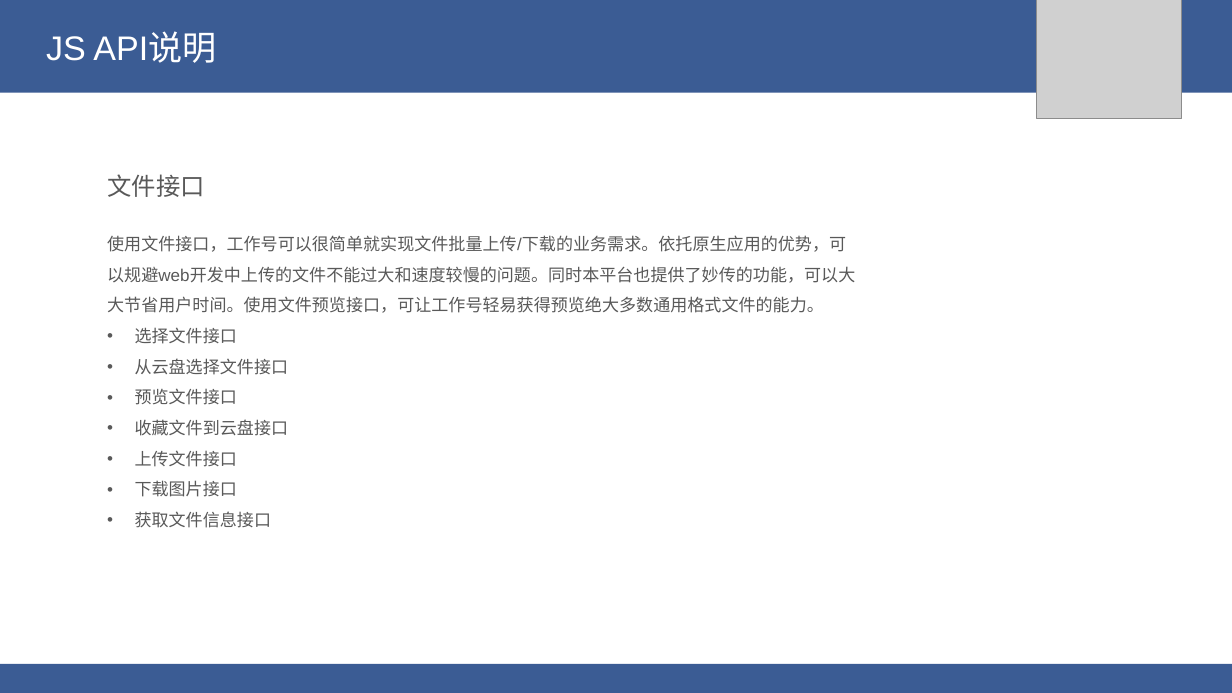
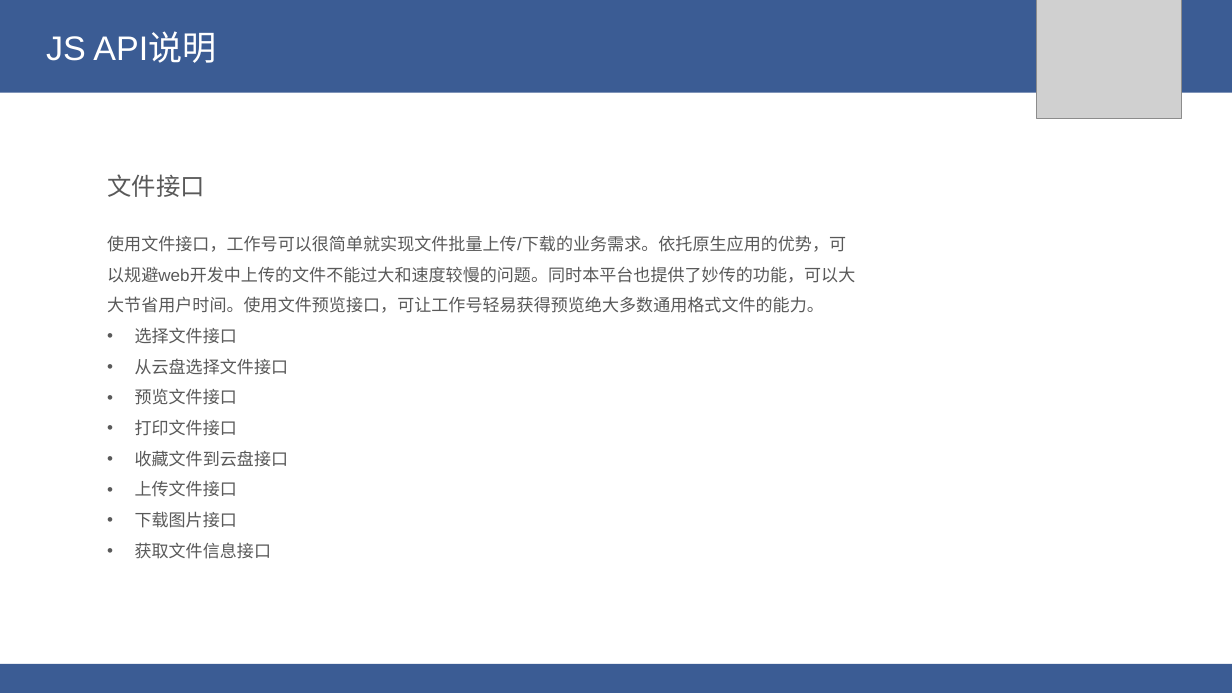
Before and after one commit to johncaozh/SunrunExt, a slide deck: slide 4 of docs/js api/尚云企业应用平台JS API相关说明.pptx. Drawn at 1232x693 pixels with LibreOffice and Linux fonts; fonts in the diff are those of the drawing; grey boxes stand for pictures. Boxes give left, top, right and bottom in pixels: in the first picture for what was removed or moved away, otherwise in the second. Text is boxed around its words. In the diff, an @@ line names an element or a change of style, - is before the commit and + after.

Commit message:
JS SDK 1、增加文件打印接口

```diff
--- a/docs/js api/尚云企业应用平台JS API相关说明.pptx
+++ b/docs/js api/尚云企业应用平台JS API相关说明.pptx
@@ text at [135,419,237,436]: paragraph added @@
+• 打印文件接口
```
Also in this commit, not shown: 3 other files.
